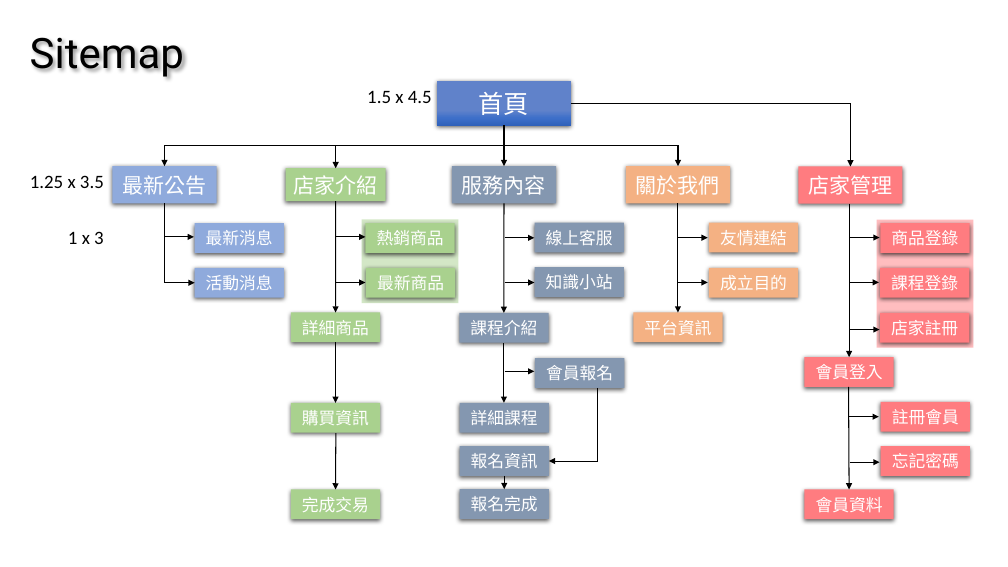
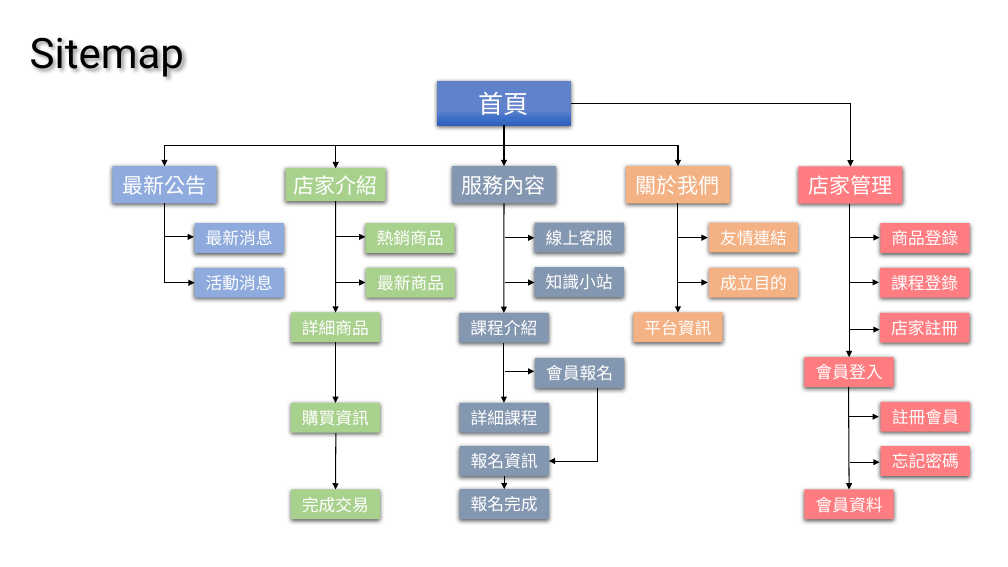
Before and after one commit to MercyLM/MyWeb, a slide deck: slide 2 of 個人作品報告.pptx. Drawn at 1008x567 pixels with LibreOffice and Linux fonts; fonts in the diff are those of the drawing. Boxes give left, top, right and bottom in pixels: in the first picture for what was removed or moved away, otherwise in the second. Text is boxed around its words. In the diff, an @@ line names an element or a change of style, - is before the commit and + after.

Commit message:
01/07

```diff
--- a/個人作品報告.pptx
+++ b/個人作品報告.pptx
@@ text removed at (367, 91, 432, 103) @@
-1.5 x 4.5
@@ text removed at (30, 175, 104, 188) @@
-1.25 x 3.5
@@ text removed at (68, 231, 104, 244) @@
-1 x 3
@@ rectangle removed at (361, 219, 458, 303) @@
@@ rectangle removed at (877, 220, 974, 348) @@
```
Also in this commit, not shown: 2 other slides changed, 1 slide added.
